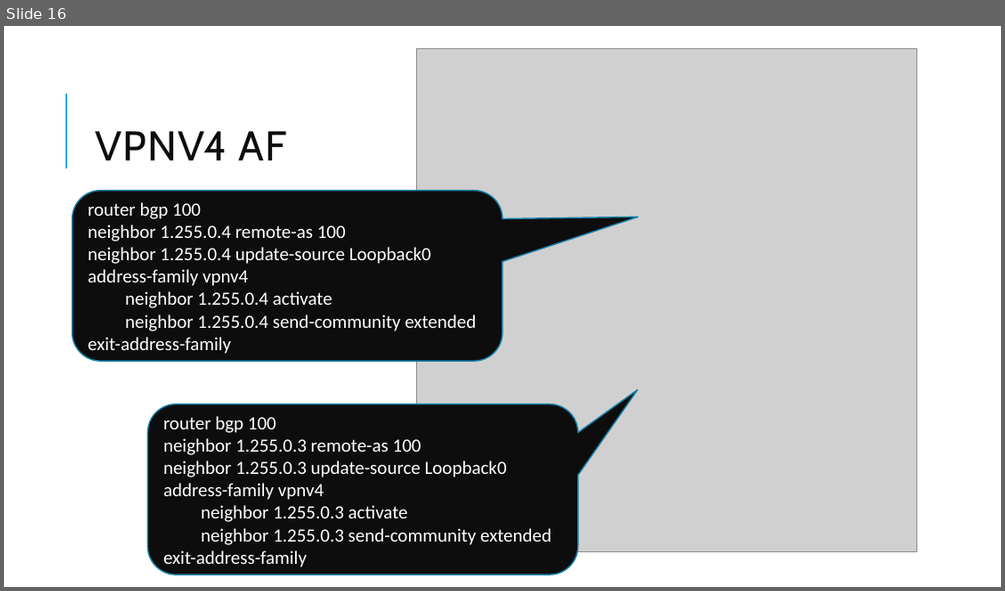
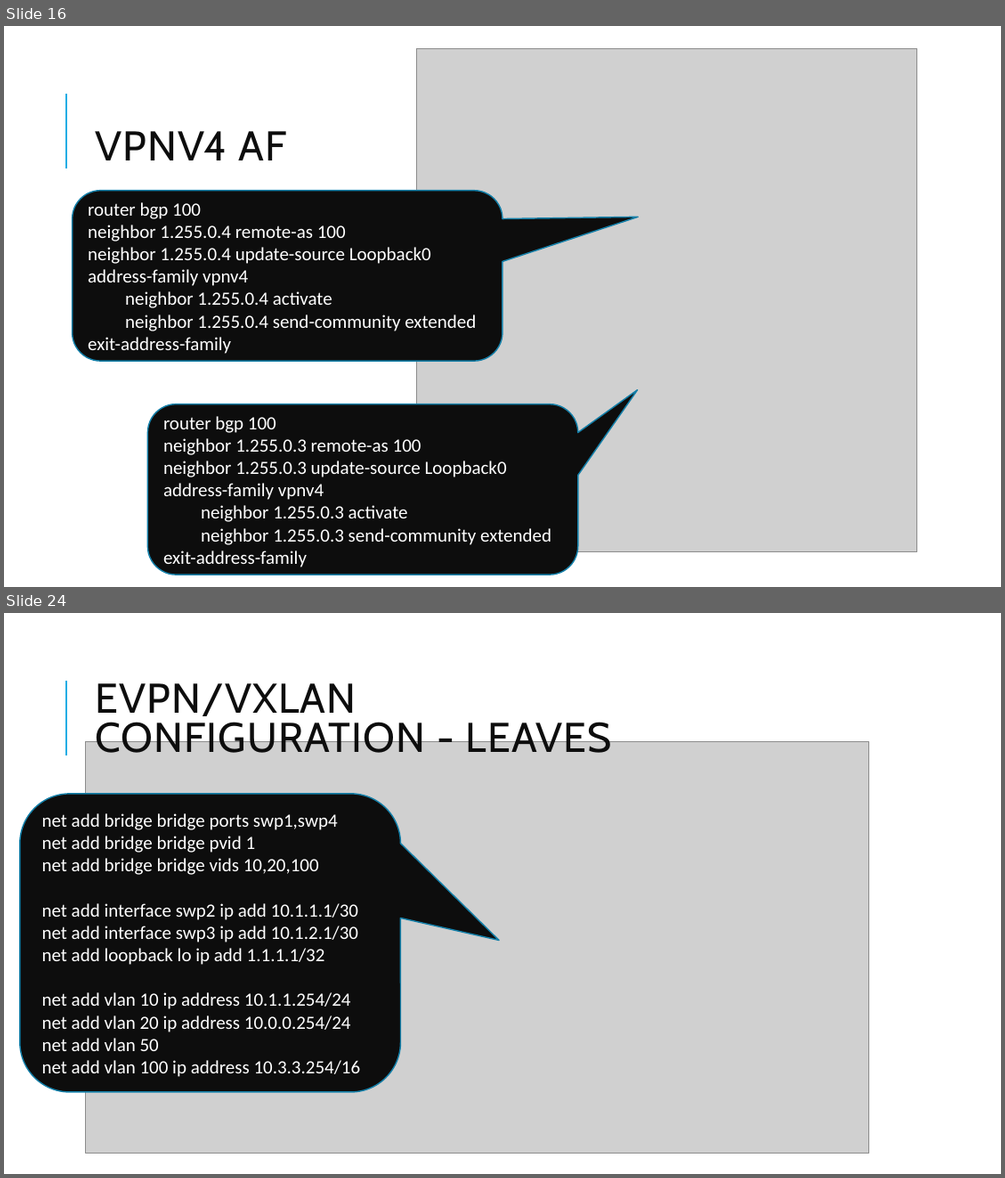
Before and after one commit to BSc-MSc-Projects/NSD-VPNs, a slide deck: NSD presentation_GIAN.pptx. Shown one above the other, each under a label of ours: slide 16 before the commit, slides 16 and 24 after it; the slides between them are not shown. The pictures are 1005x591 and 1005x1178 pixels, drawn with LibreOffice and Linux fonts; fonts in the diff are those of the drawing; grey boxes stand for pictures. Boxes give left, top, right and bottom in pixels: in the first picture for what was removed or moved away, otherwise in the second. Text is boxed around its words. In the diff, an @@ line names an element or a change of style, - is before the commit and + after.

```diff
--- a/NSD presentation_GIAN.pptx
+++ b/NSD presentation_GIAN.pptx
@@ slide 24 added at (4,613,1001,1174), background #FFFFFF; not listed: 1 template element that a slide beside it also shows @@
@@ text added at (95,683,612,753), 40 pt, text #0D0D0D @@
+EVPN/VXLAN CONFIGURATION - LEAVES
@@ picture added at (86,742,868,1153) @@
@@ rounded speech box added at (20,794,400,1093), fill #0D0D0D, outline #1580A9 1.25 pt, 18 pt, text #FFFFFF @@
+net add bridge bridge ports swp1,swp4
+net add bridge bridge pvid 1
+net add bridge bridge vids 10,20,100
+net add interface swp2 ip add 10.1.1.1/30
+net add interface swp3 ip add 10.1.2.1/30
+net add loopback lo ip add 1.1.1.1/32
+net add vlan 10 ip address 10.1.1.254/24
+net add vlan 20 ip address 10.0.0.254/24
+net add vlan 50
+net add vlan 100 ip address 10.3.3.254/16
```
Also in this commit, not shown: 18 other slides added.
